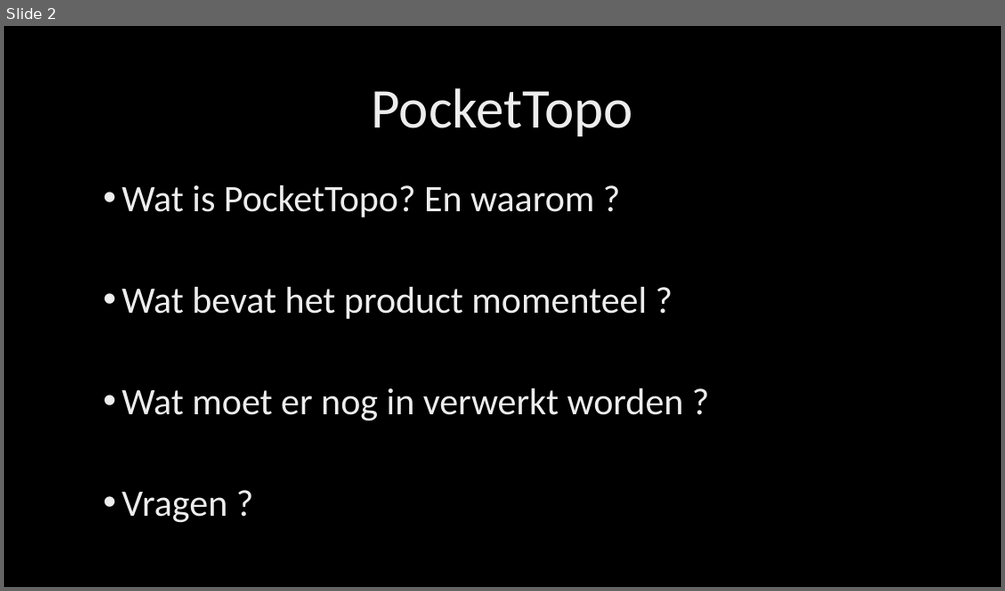
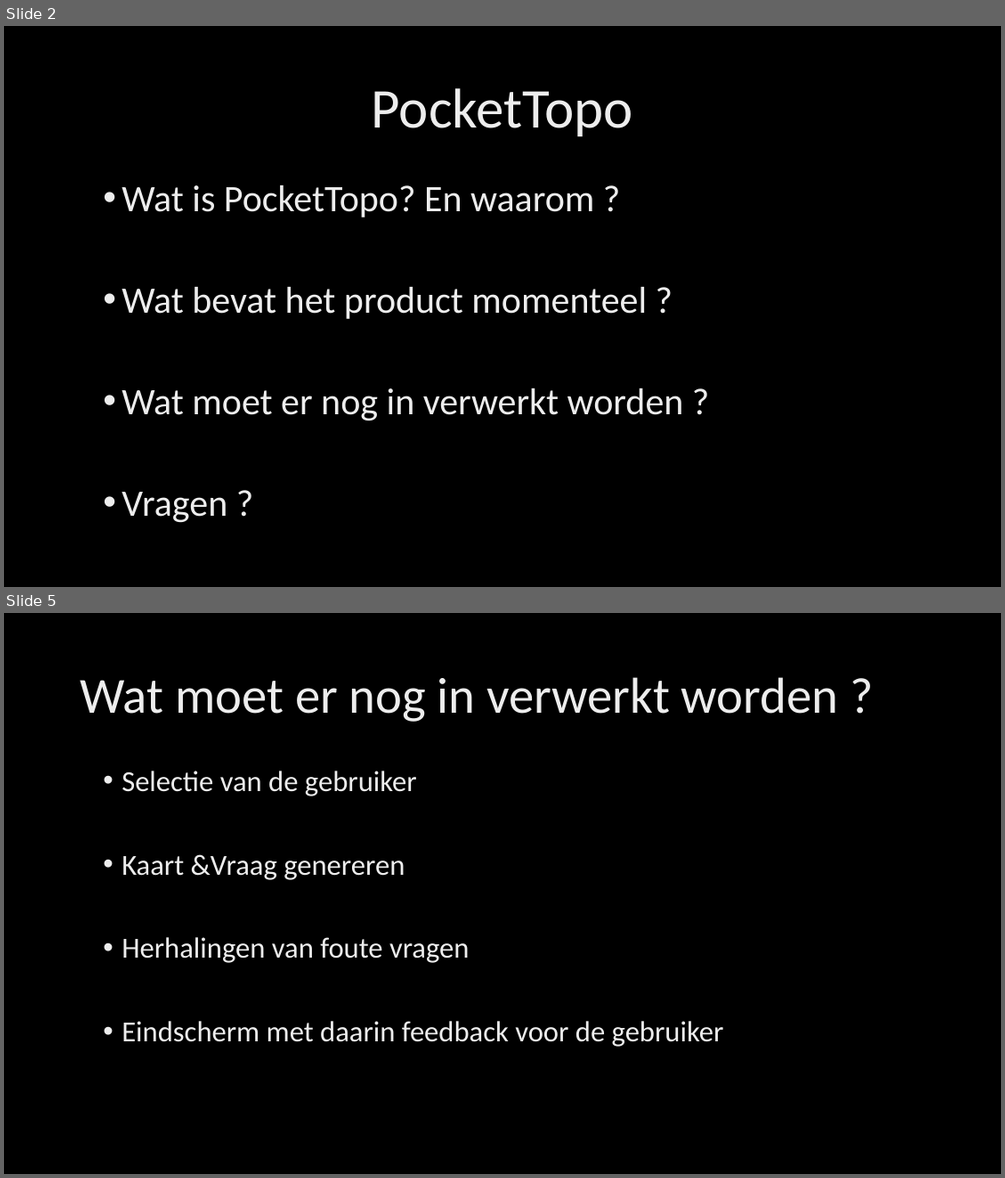
Before and after one commit to Agarwaemben/UUIntroProject, a slide deck: Drive/TussenPresentatie.pptx. Shown one above the other, each under a label of ours: slide 2 before the commit, slides 2 and 5 after it; the slides between them are not shown. The pictures are 1005x591 and 1005x1178 pixels, drawn with LibreOffice and Linux fonts; fonts in the diff are those of the drawing; background and template pictures are left out. Boxes give left, top, right and bottom in pixels: in the first picture for what was removed or moved away, otherwise in the second. Text is boxed around its words. In the diff, an @@ line names an element or a change of style, - is before the commit and + after.

```diff
--- a/Drive/TussenPresentatie.pptx
+++ b/Drive/TussenPresentatie.pptx
@@ slide 5 added at (x1=4, y1=613, x2=1001, y2=1174), background picture (left out) @@
@@ title added at (x1=80, y1=677, x2=839, y2=722), 48.6 pt, text gradient #BFBFBF to #EDEDED to #FFFFFF @@
+Wat moet er nog in verwerkt worden ?
@@ text added at (x1=121, y1=771, x2=724, y2=1046), 28 pt, text gradient #BFBFBF to #EDEDED to #FFFFFF @@
+• Selectie van de gebruiker
+• Kaart &Vraag genereren
+• Herhalingen van foute vragen
+• Eindscherm met daarin feedback voor de gebruiker
```
Also in this commit, not shown: 1 slide changed, 2 other slides added, 1 other file.
